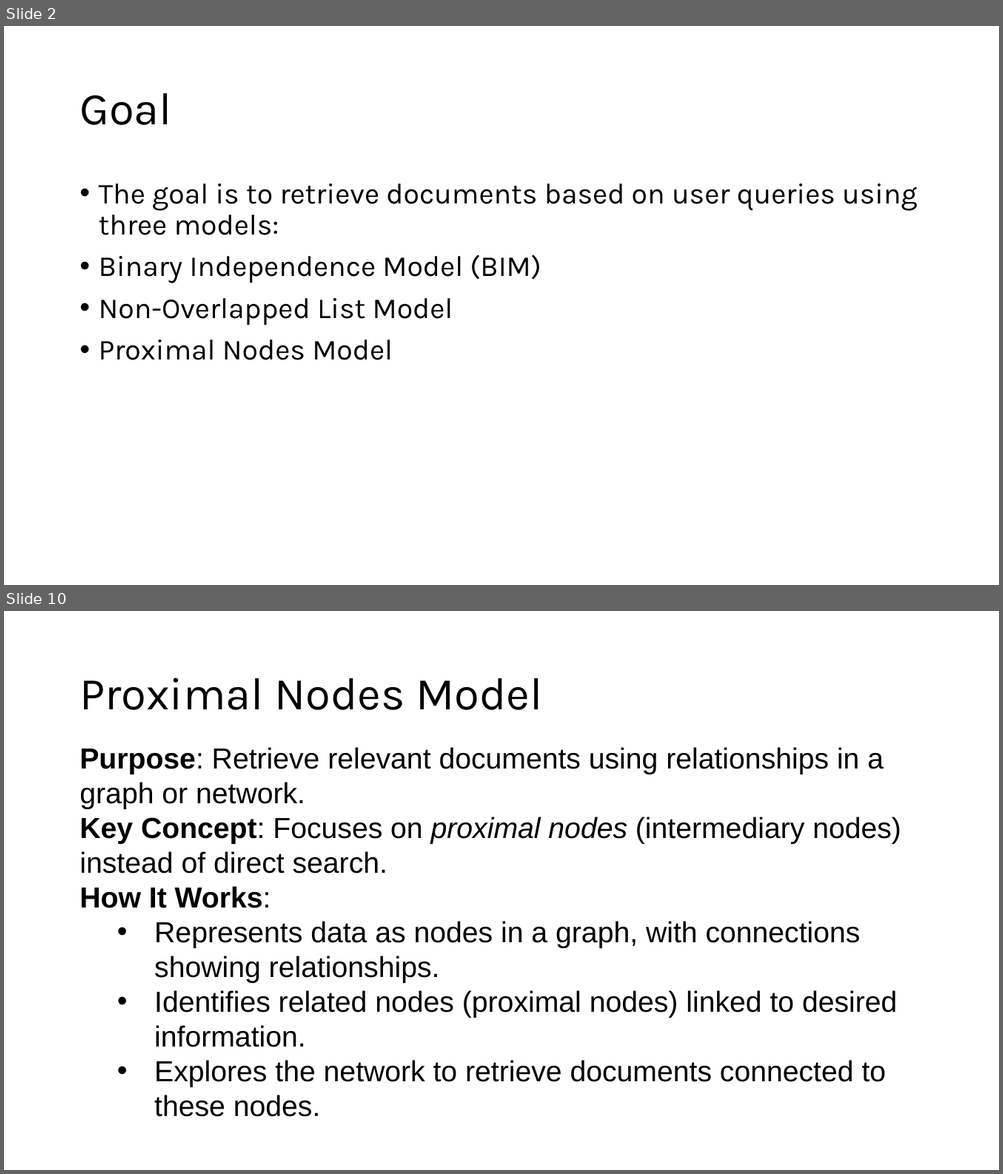
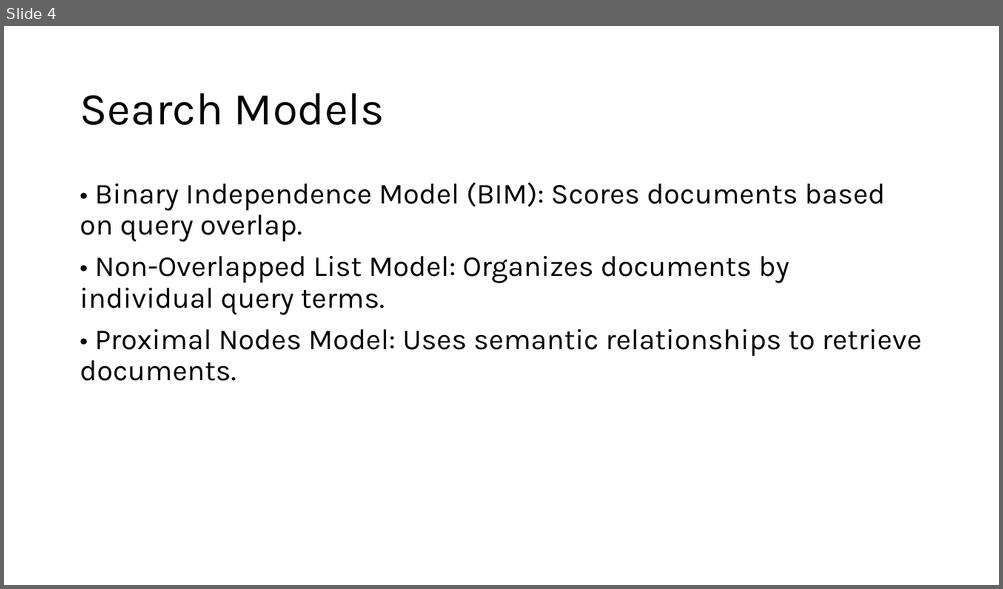
Before and after one commit to AbdulMateenzwl/Information-Retrieval, a slide deck: Assignment 3/Report.pptx. Shown one above the other, each under a label of ours: slides 2 and 10 before the commit, slide 4 after it; the slides between them are not shown. The pictures are 1003x1174 and 1003x589 pixels, drawn with LibreOffice and Linux fonts; fonts in the diff are those of the drawing. Boxes give left, top, right and bottom in pixels: in the first picture for what was removed or moved away, otherwise in the second. Text is boxed around its words. In the diff, an @@ line names an element or a change of style, - is before the commit and + after.

```diff
--- a/Assignment 3/Report.pptx
+++ b/Assignment 3/Report.pptx
@@ slide 10 removed at (x1=4, y1=611, x2=999, y2=1170), background #FFFFFF @@
@@ title removed at (x1=79, y1=678, x2=542, y2=710) @@
-Proximal Nodes Model
@@ text removed at (x1=79, y1=747, x2=901, y2=1117) @@
-Purpose: Retrieve relevant documents using relationships in a graph or network.
-Key Concept: Focuses on proximal nodes (intermediary nodes) instead of direct search.
-How It Works:
-  • Represents data as nodes in a graph, with connections showing relationships.
-  • Identifies related nodes (proximal nodes) linked to desired information.
-  • Explores the network to retrieve documents connected to these nodes.
@@ what was slide 2 is now slide 4 @@
@@ slide 4 changed as well @@
@@ title at (x1=79, y1=93, x2=384, y2=125): text changed @@
-Goal
+Search Models
@@ text at (x1=79, y1=182, x2=922, y2=381): text changed @@
-• The goal is to retrieve documents based on user queries using three models:
-• Binary Independence Model (BIM)
-• Non-Overlapped List Model
-• Proximal Nodes Model
+• Binary Independence Model (BIM): Scores documents based on query overlap.
+• Non-Overlapped List Model: Organizes documents by individual query terms.
+• Proximal Nodes Model: Uses semantic relationships to retrieve documents.
```
Also in this commit, not shown: 10 other slides changed, 2 slides added, 3 other slides removed, 33 other files.
